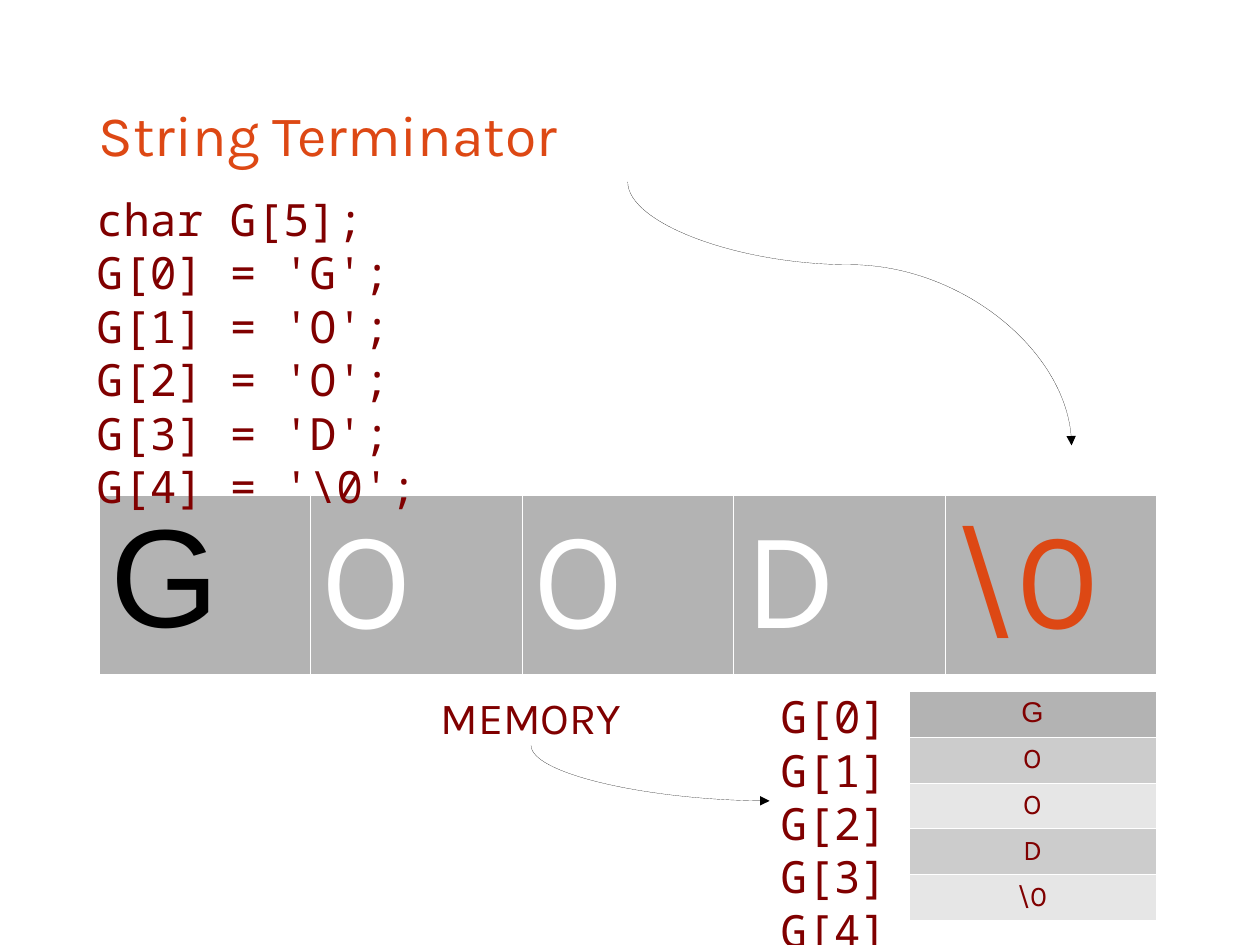
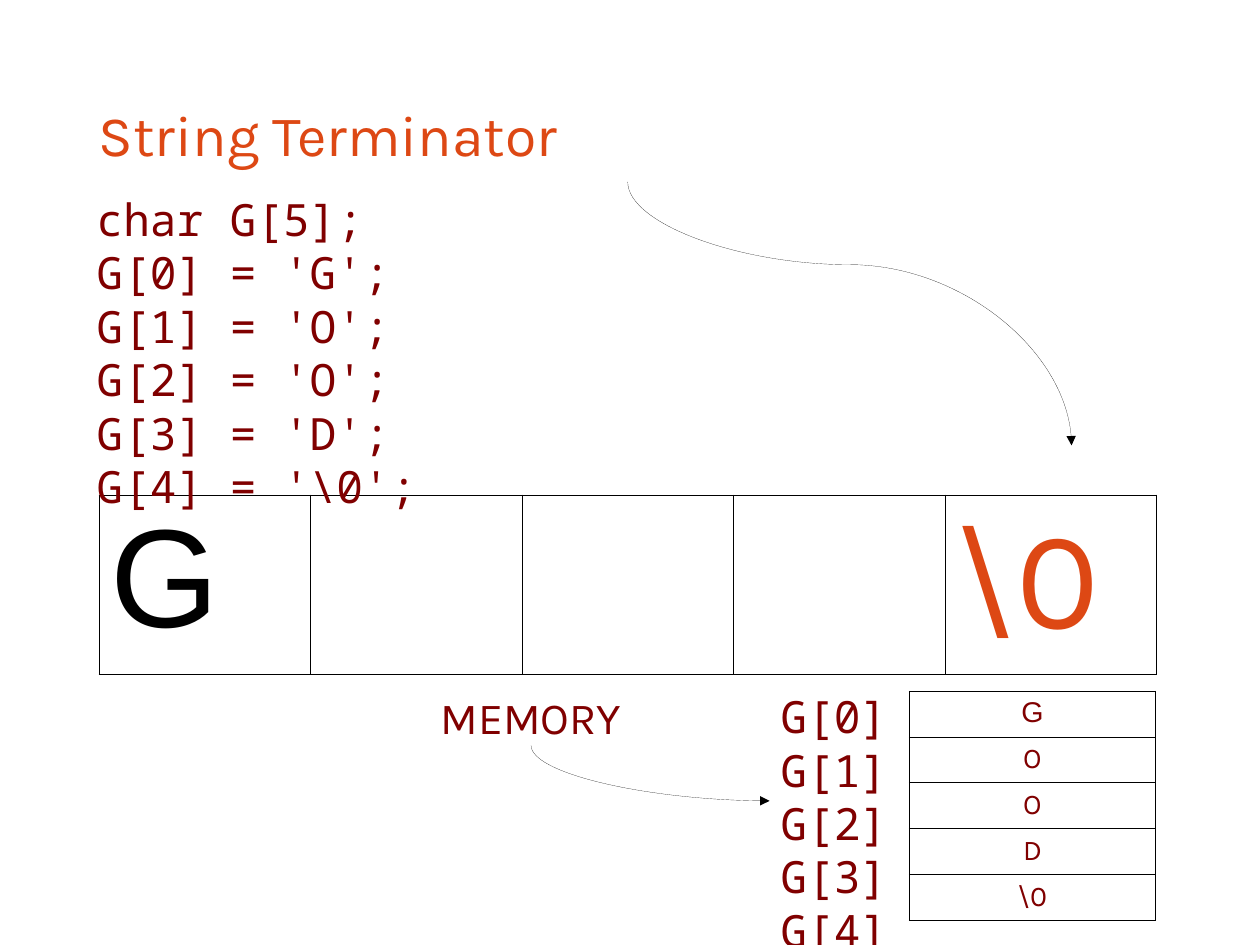
Before and after one commit to bagustris/prokom-tf, a slide deck: slide 7 of prokom4.odp. Drawn at 1260x945 pixels with LibreOffice and Linux fonts; fonts in the diff are those of the drawing. Boxes give left, top, right and bottom in pixels: in the first picture for what was removed or moved away, otherwise in the second. Text is boxed around its words. In the diff, an @@ line names an element or a change of style, - is before the commit and + after.

```diff
--- a/prokom4.odp
+++ b/prokom4.odp
@@ table at [99,495,1157,667] @@
@@ fill #B3B3B3 to none in row 1 @@
@@ borders changed @@
@@ table at [910,692,1157,914] @@
@@ fill #B3B3B3 to none in row 1, column 1 @@
@@ fill #CCCCCC to none in 2 cells @@
@@ fill #E6E6E6 to none in 2 cells @@
@@ borders changed @@
```
Also in this commit, not shown: 4 other slides changed, 4 slides added.
